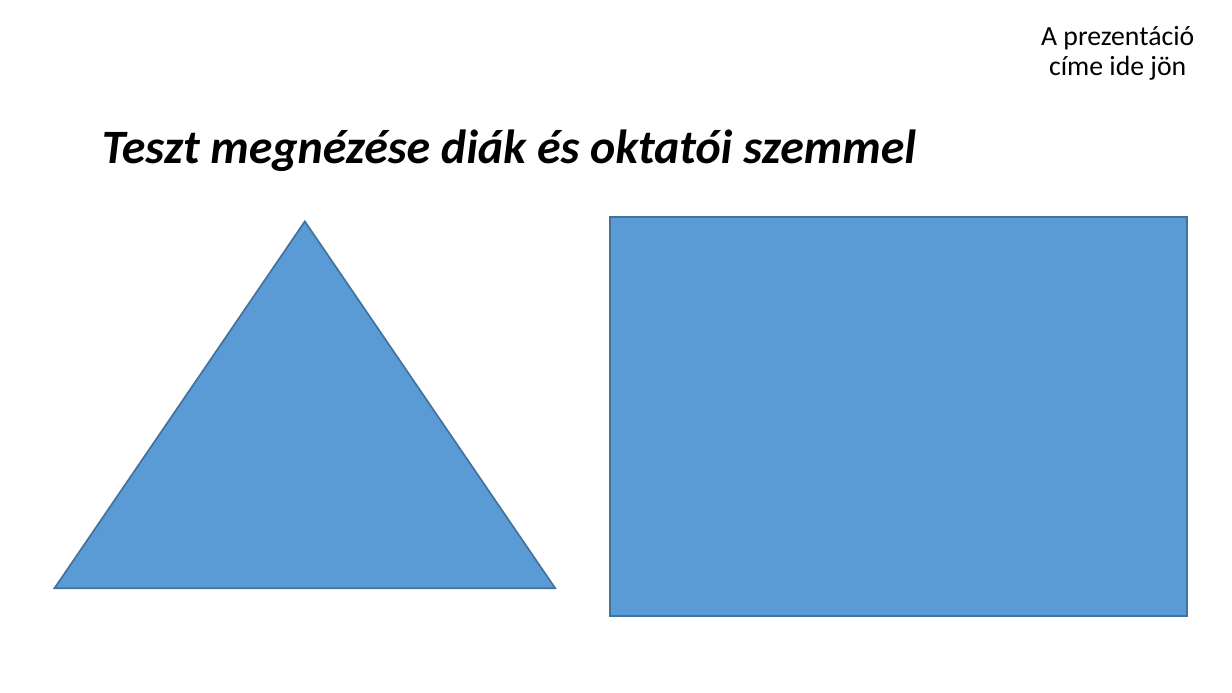
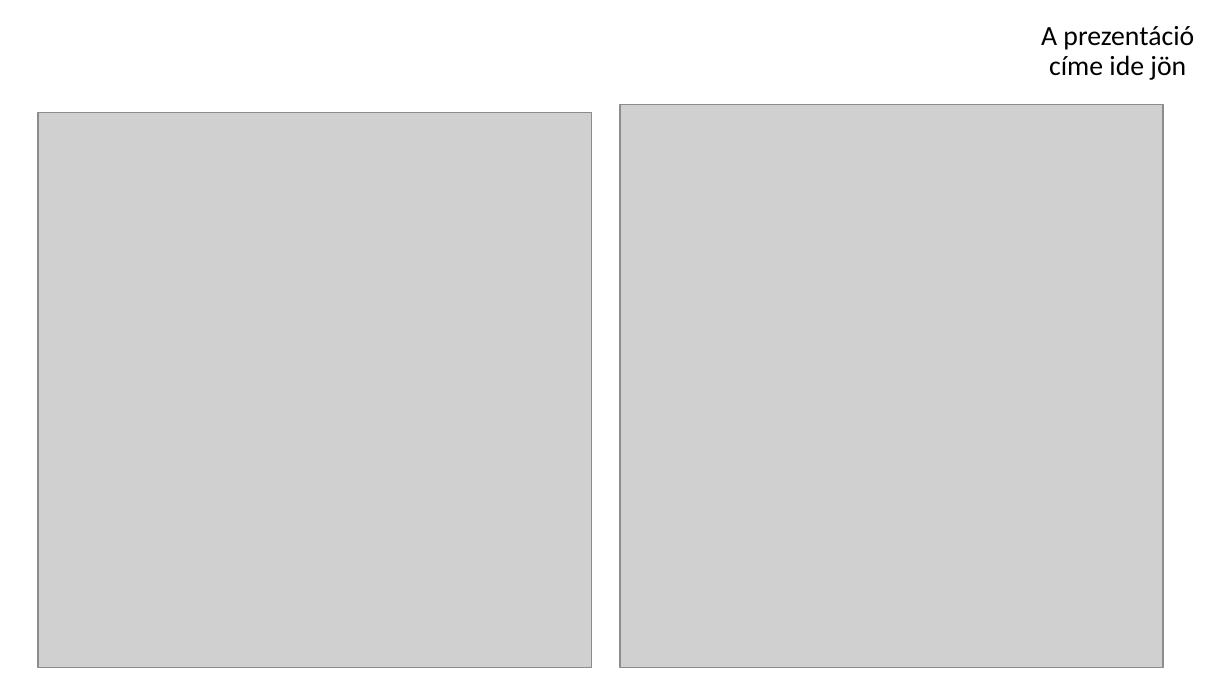
Before and after one commit to schonherz-java-ee-2016-spring/sandbox, a slide deck: slide 5 of Iványi-Nagy Gábor/ivanyi_nagy_gabor.pttx.pptx (slide 6 before the commit). Drawn at 1232x693 pixels with LibreOffice and Linux fonts; fonts in the diff are those of the drawing; grey boxes stand for pictures; background and template pictures are left out. Boxes give left, top, right and bottom in pixels: in the first picture for what was removed or moved away, otherwise in the second. Text is boxed around its words. In the diff, an @@ line names an element or a change of style, - is before the commit and + after.

```diff
--- a/Iványi-Nagy Gábor/ivanyi_nagy_gabor.pttx.pptx
+++ b/Iványi-Nagy Gábor/ivanyi_nagy_gabor.pttx.pptx
@@ picture added at (38,112,591,667) @@
@@ picture added at (620,105,1163,668) @@
@@ subtitle removed at (102,129,916,171) @@
-Teszt megnézése diák és oktatói szemmel
@@ triangle removed at (54,222,556,589) @@
@@ rectangle removed at (610,217,1188,616) @@
```
Also in this commit, not shown: 3 other slides changed, 1 slide removed.
